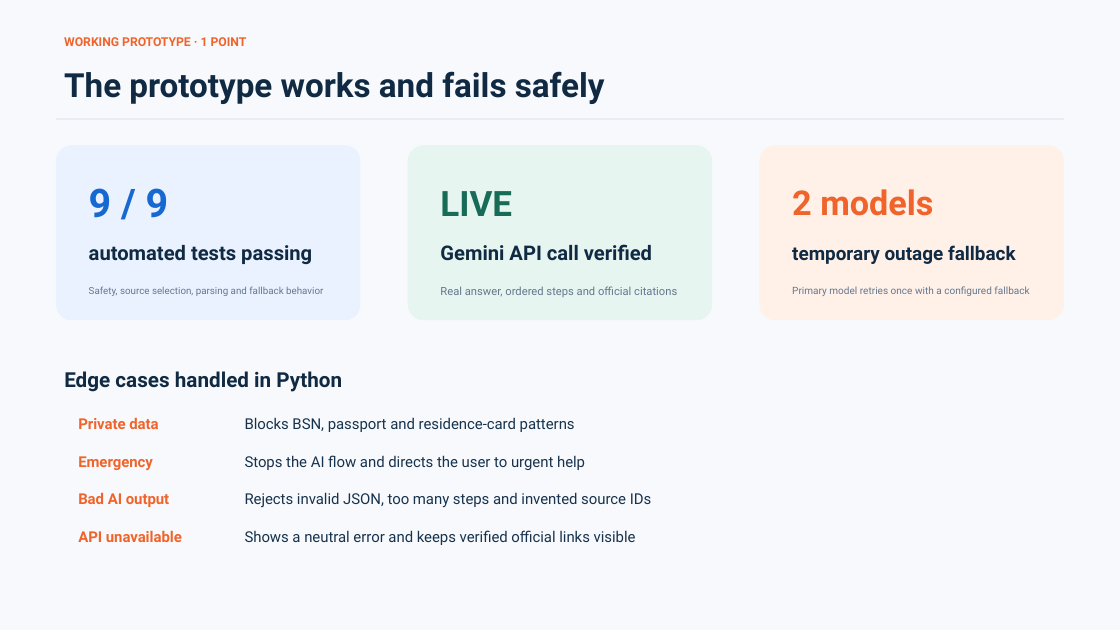
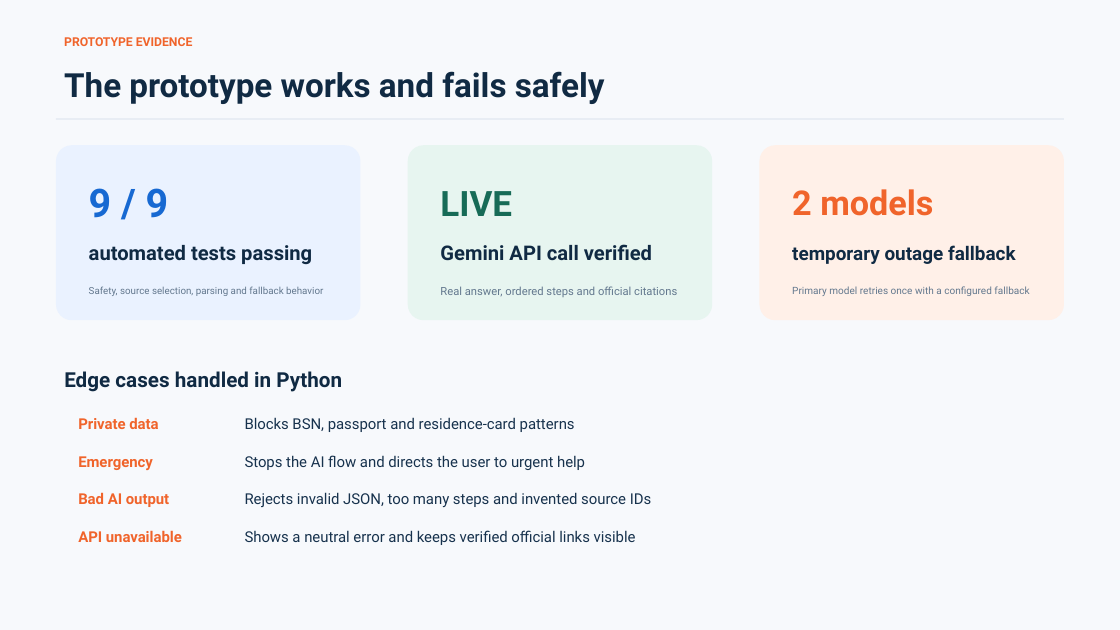
Before and after one commit to Maxlopez02/ai4g-portfolio-MaxLopez, a slide deck: slide 7 of Term 1/Week 3/hackathon/presentation/MigrationHelp-Hackathon-3-final.pptx. Drawn at 1120x630 pixels with LibreOffice and Linux fonts; fonts in the diff are those of the drawing. Boxes give left, top, right and bottom in pixels: in the first picture for what was removed or moved away, otherwise in the second. Text is boxed around its words. In the diff, an @@ line names an element or a change of style, - is before the commit and + after.

```diff
--- a/Term 1/Week 3/hackathon/presentation/MigrationHelp-Hackathon-3-final.pptx
+++ b/Term 1/Week 3/hackathon/presentation/MigrationHelp-Hackathon-3-final.pptx
@@ text at bbox=[64, 37, 193, 46]: text changed @@
-WORKING PROTOTYPE · 1 POINT
+PROTOTYPE EVIDENCE
```
Also in this commit, not shown: 6 other slides changed.
